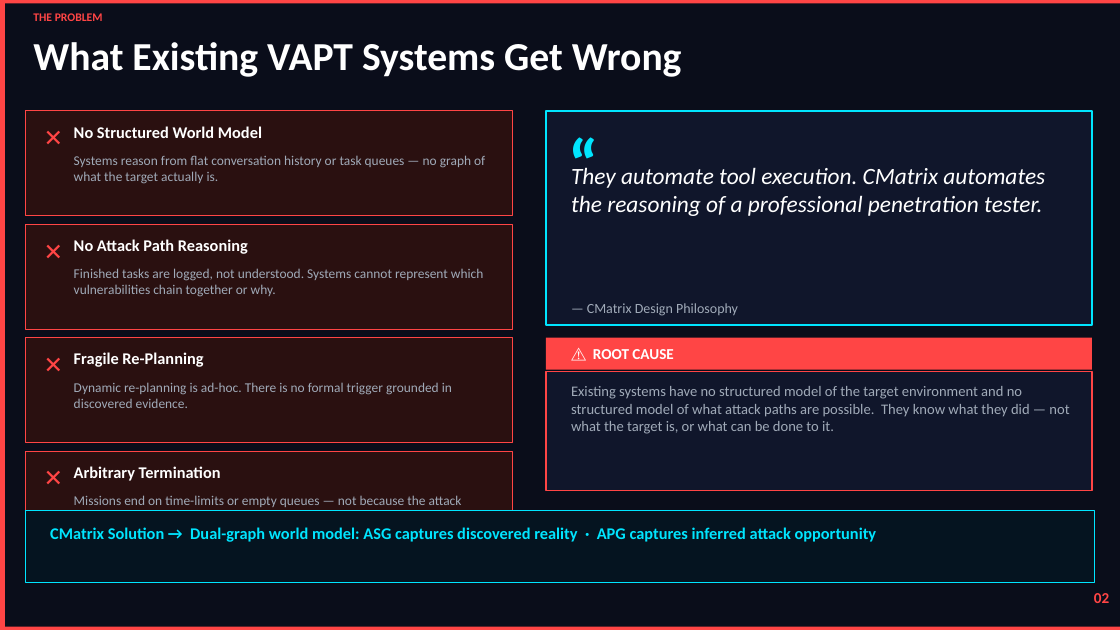
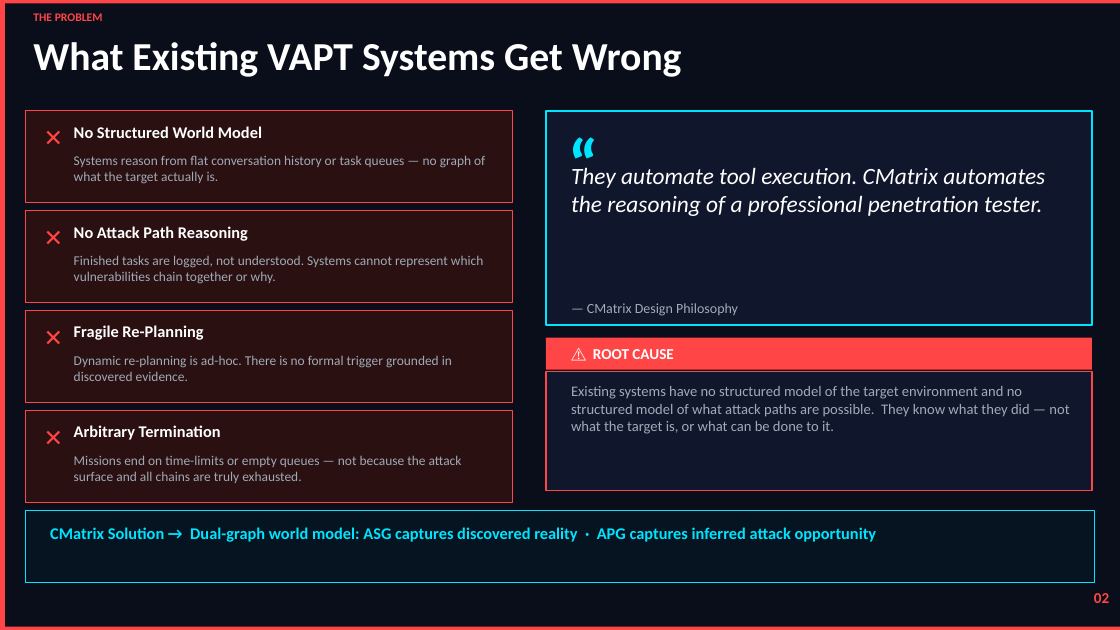
Before and after one commit to nishan-paul-2022/cmatrix-agentic-red-team, a slide deck: slide 2 of docs/paper-thesis/presentation/output/presentation-draft.pptx. Drawn at 1120x630 pixels with LibreOffice and Linux fonts; fonts in the diff are those of the drawing. Boxes give left, top, right and bottom in pixels: in the first picture for what was removed or moved away, otherwise in the second. Text is boxed around its words. In the diff, an @@ line names an element or a change of style, - is before the commit and + after.

```diff
--- a/docs/paper-thesis/presentation/output/presentation-draft.pptx
+++ b/docs/paper-thesis/presentation/output/presentation-draft.pptx
@@ rectangle: place and size @@
-rectangle at [25,111,513,216]
+rectangle at [25,111,513,202]
@@ rectangle: place and size @@
-rectangle at [25,224,513,329]
+rectangle at [25,211,513,302]
@@ 3 texts: place and size @@
-3 texts at [35,233,483,297]
+3 texts at [35,219,483,284]
@@ rectangle: place and size @@
-rectangle at [25,338,513,443]
+rectangle at [25,311,513,402]
@@ 3 texts: place and size @@
-3 texts at [35,346,452,408]
+3 texts at [35,319,452,381]
@@ rectangle: place and size @@
-rectangle at [25,451,513,556]
+rectangle at [25,411,513,502]
@@ 3 texts: place and size @@
-3 texts at [35,460,462,511]
+3 texts at [35,419,462,483]
```
Also in this commit, not shown: 11 other slides changed, 2 slides added, 2 slides removed, 14 other files.
